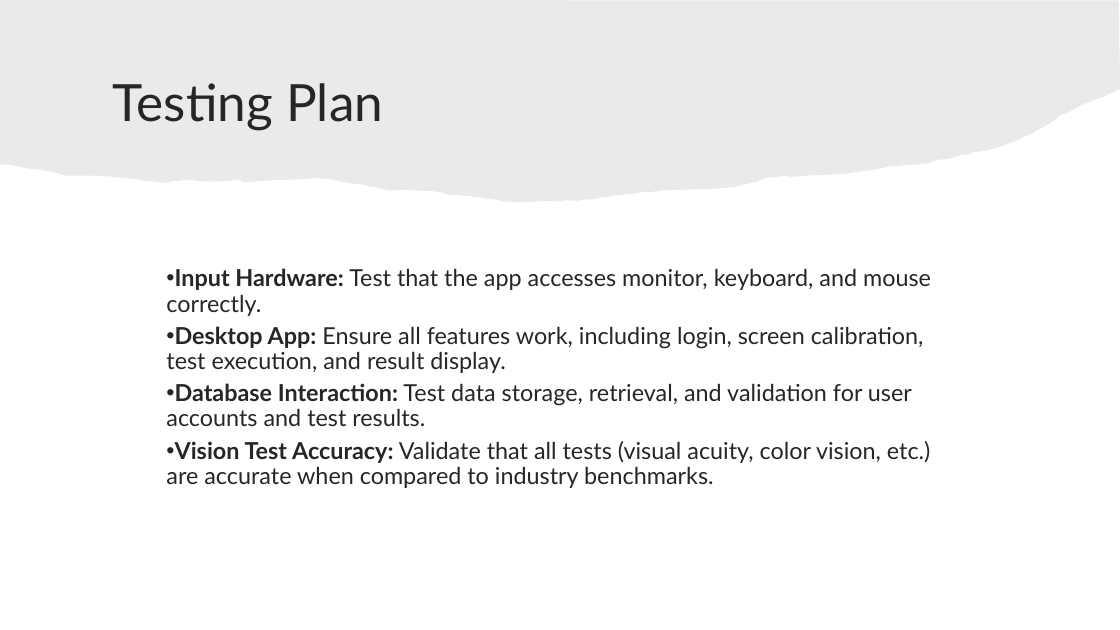
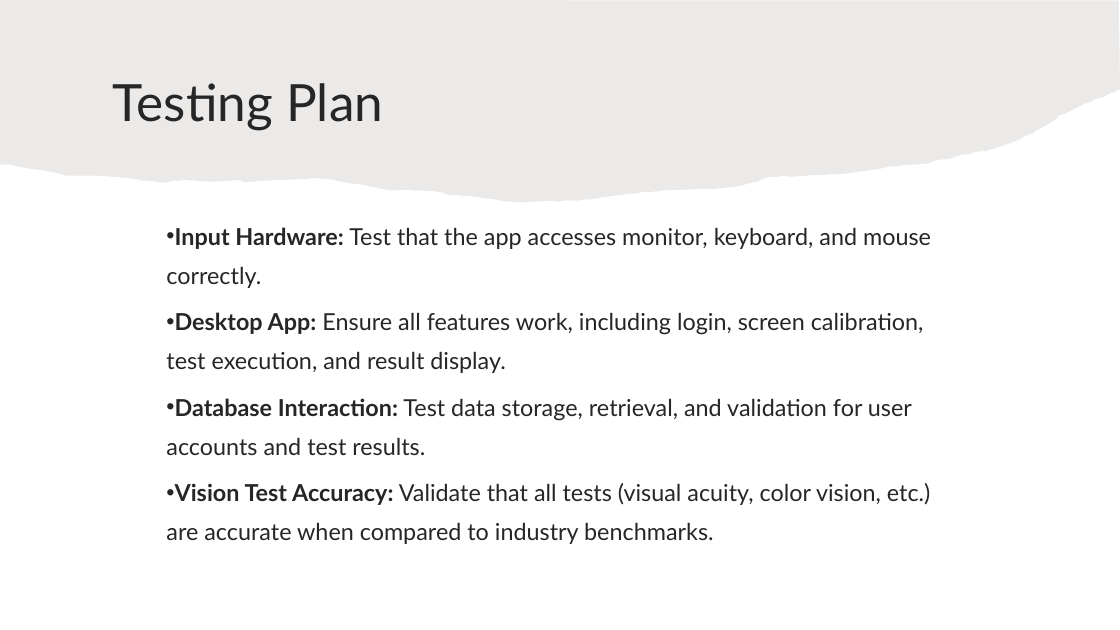
Before and after one commit to TameerAmer/Capstone-Project, a slide deck: slide 16 of OptiVision.pptx (slide 14 before the commit). Drawn at 1120x630 pixels with LibreOffice and Linux fonts; fonts in the diff are those of the drawing. Boxes give left, top, right and bottom in pixels: in the first picture for what was removed or moved away, otherwise in the second. Text is boxed around its words. In the diff, an @@ line names an element or a change of style, - is before the commit and + after.

```diff
--- a/OptiVision.pptx
+++ b/OptiVision.pptx
@@ text "Input Hardware: Test that the ..." at (166,227,931,544): line spacing 0.9 to 1.4 @@
```
Also in this commit, not shown: 6 other slides changed, 2 slides added.
